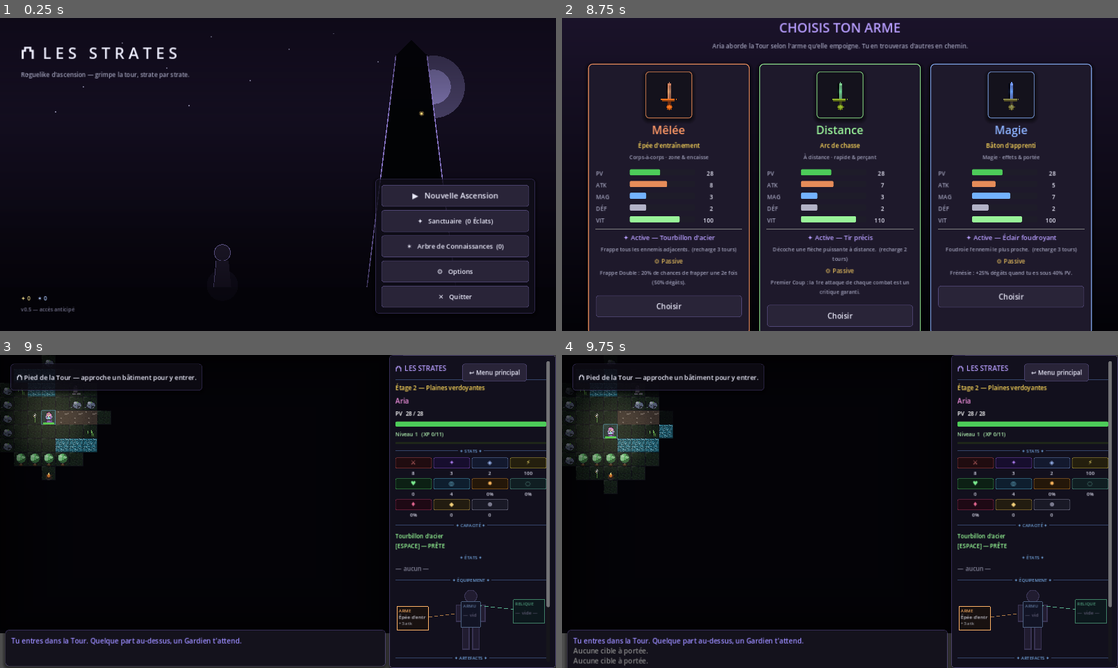
Above: before the commit, frames 1-4 (two rows, left to right).
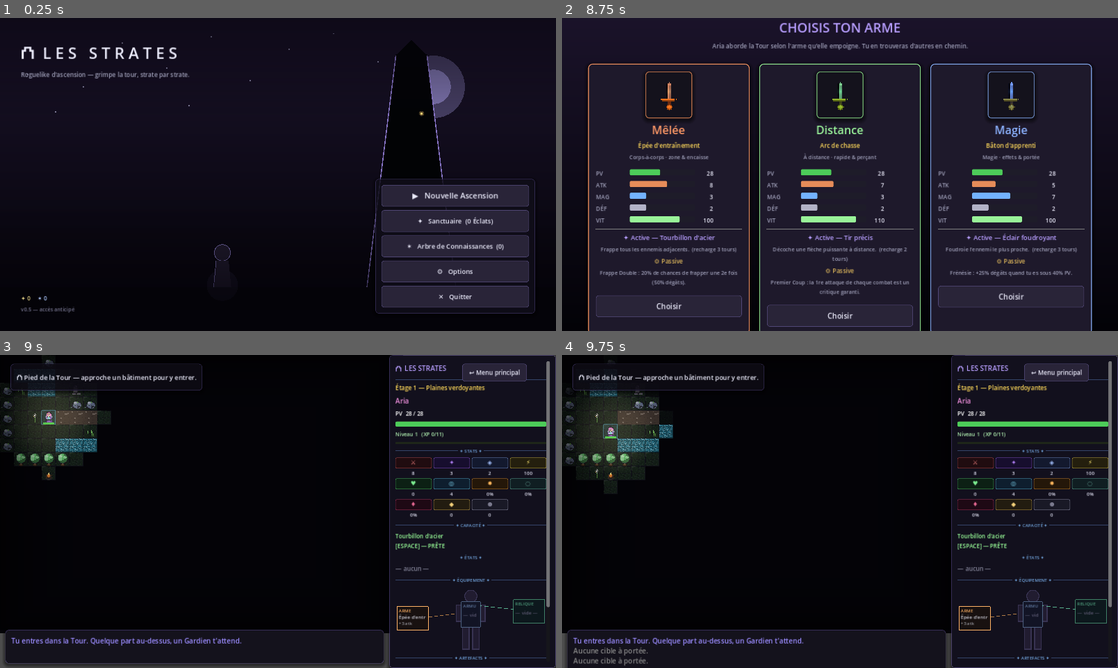
Above: after the commit, the same moments.

Repository: silversoulicious-lgtm/rpg-rogue-like-
Game: Godot game, scene res://scenes/Main.tscn
Two runs of this game, one before a commit and one after it. Both use one fixed random seed, a clock stepped at 60 frames per second and the inputs below.
Inputs:
- Up to frame 1 (0.25 s): no input
- Up to frame 2 (8.75 s): click "▶ Nouvelle Ascension" at 0.5 s; click "↩ Menu principal" at 1.25 s; click "▶ Nouvelle Ascension" at 2 s; tap Enter at 2.75, 4.25, 5.75 s; hold D (move_right, bound only after the commit) 2.78-3.53 s; hold Space (ability, bound only after the commit) 2.78-3.53 s; tap . (wait, bound only after the commit) at 3.05, 3.6 s; hold S (move_down, bound only after the commit) 3.53-4.28 s; tap K at 3.8, 4.35 s; hold D (move_right, bound only after the commit) 4.28-5.03 s; tap J at 4.55, 5.1 s; tap Space (ability, bound only after the commit) at 5 s; hold W (move_up, bound only after the commit) 5.03-5.78 s; tap H at 5.3, 5.85 s; hold A (move_left, bound only after the commit) 5.78-7.25 s; tap L at 6.05, 6.6 s; tap Escape (cancel, bound only after the commit) at 6.4 s; tap E at 6.8 s; tap I (inventory, bound only after the commit) at 7.15 s; click "✦ Sanctuaire (0 Éclats)" at 7.25 s; click "▶ Choisir un héros" at 8 s
- Up to frame 3 (9 s): click "Choisir" at 8.75 s
- Up to frame 4 (9.75 s): tap Space (ability, bound only after the commit) at 9.5 s; hold S (move_down, bound only after the commit) from 9.53 s (still down); tap E at 9.6 s

Frames 1-2 are identical in both runs. In frame 3, 0.5% of the frame differs, in the area x 1-75%, y 9-100%; in frame 4, less than 0.1%.

Commit message:
Phase 1 (guide d'implémentation) : corrige les 10 bugs confirmés
- floor_num démarrait à 2 au lieu de 1 (start_run)
- le pouvoir garanti du boss ne tombait jamais (floor_num % 15 sur un
  multiple impossible) -> déclenché tous les 2 Gardiens (run_bosses % 2)
- le statut weaken n'affaiblissait pas l'attaque des ennemis, rendant le
  préfixe d'armure Représailles inerte
- les gardiens-boucliers de boss apparaissaient n'importe où sur la carte
  et restaient en vie après la mort du boss : spawn dans un rayon de 6
  (Dungeon.random_floor_tiles_near) + dissipation à la mort du boss
- esquive/critique/vol de vie n'étaient jamais plafonnés (immortalité par
  cumul d'artefacts/talents) : CAP_DODGE/CAP_CRIT/CAP_LIFESTEAL
- la Forge amplifiait aussi les maluses d'un objet (ex: -5 vitesse
  devenait -7) au lieu de ne renforcer que les bonus
- les contrôles étaient liés au caractère produit par la touche (cassés en
  AZERTY) : actions InputMap liées à la touche physique
  (WASD/flèches/HJKL/./espace/E/I/Échap)
- aucune pause ni moyen d'abandonner un run proprement : état PAUSED +
  overlay (Reprendre/Options/Abandonner), abandon avec pénalité d'Éclats
  (ABANDON_SHARD_MULT)
- l'UI supposait un viewport fixe 1280×720 (sidebar/journal/bouton Hub
  désormais ancrés, recalés au redimensionnement, vignette régénérée)
- le Serment de Pauvreté laissait filtrer le bonus de départ du Pacte de
  Pouvoir (Arbre de Connaissances)

Asserts de régression ajoutés dans _smoketest.gd pour les dix ; README
corrigé (sprites 32×32, Gardien garanti tous les 6 étages réels, pas 5).

Non exécuté dans cette session : le téléchargement du binaire Godot est
bloqué par la politique réseau du bac à sable (github.com refusé, 403).
Corrections relues manuellement mais smoke test à lancer avant de fusionner.

Diff:
--- a/_smoketest.gd
+++ b/_smoketest.gd
@@ -5,6 +5,66 @@
 func _ready() -> void:
 	var main = load("res://scenes/Main.tscn").instantiate()
 	add_child(main)
+
+	# --- Phase 1.7 : entrées liées par touche physique (indépendantes du clavier) ---
+	for action in ["move_up", "move_down", "move_left", "move_right", "wait", "ability", "inventory", "cancel"]:
+		assert(InputMap.has_action(action) and not InputMap.action_get_events(action).is_empty(), "action '%s' liée" % action)
+	print("OK Phase 1.7: actions de déplacement/interaction liées par touche physique")
+
+	# --- Phase 1.1 : plus d'off-by-one sur le numéro d'étage --------------------
+	main.start_run("melee")
+	assert(main.floor_num == 1, "le 1er étage réel affiche floor_num == 1 (pas 2)")
+	print("OK Phase 1.1: floor_num == 1 sur le 1er étage")
+
+	# --- Phase 1.5 : plafonds de dodge/crit/vol de vie ---------------------------
+	main.player.talents = []
+	for i in 3:
+		main.player.talents.append({ "id": "test_dodge_%d" % i, "name": "Test", "desc": "", "mods": { "dodge_chance": 0.30 } })
+	main.player.recompute_stats()
+	assert(is_equal_approx(main.player.dodge_chance, Data.CAP_DODGE), "l'esquive est plafonnée à CAP_DODGE malgré le cumul")
+	main.player.talents = []
+	main.player.recompute_stats()
+	print("OK Phase 1.5: dodge_chance/crit_chance/lifesteal_pct plafonnés dans recompute_stats")
+
+	# --- Phase 1.6 : la Forge n'amplifie plus les maluses -------------------------
+	main.start_run("melee")
+	main.player.equipment["arme"] = { "kind": "equip", "name": "Test", "slot": "arme", "salvage": 5, "bonus": { "atk": 4, "speed": -5 } }
+	main.forge_choice("arme")
+	var forged: Dictionary = main.player.equipment["arme"]["bonus"]
+	assert(int(forged["speed"]) == -5, "Forge : le malus de vitesse n'est pas amplifié")
+	assert(int(forged["atk"]) > 4, "Forge : le bonus positif est toujours amplifié")
+	print("OK Phase 1.6: Forge amplifie les bonus mais laisse les maluses intacts")
+
+	# --- Phase 1.10 : Serment de Pauvreté annule aussi le Pacte de Pouvoir --------
+	GameState.knowledge_nodes = ["pacte_pouvoir"]
+	main.active_oaths = ["pauvrete"]
+	main.start_run("melee")
+	assert(main.player.powers.is_empty(), "Serment de Pauvreté : aucun pouvoir de départ, même avec Pacte de Pouvoir débloqué")
+	main.active_oaths = []
+	GameState.knowledge_nodes = []
+	print("OK Phase 1.10: le Serment de Pauvreté annule bien le Pacte de Pouvoir")
+
+	# --- Phase 1.8 : pause et abandon volontaire d'ascension -----------------------
+	main.start_run("melee")
+	main.run_shards = 100
+	main.active_oaths = []
+	main.open_pause()
+	assert(main.state == main.State.PAUSED, "la pause suspend le run")
+	main.close_pause()
+	assert(main.state == main.State.PLAYING, "reprendre la pause revient au jeu")
+	var shards_before: int = GameState.shards
+	main.abandon_run()
+	assert(main.state == main.State.GAMEOVER, "abandonner l'ascension termine le run")
+	assert(GameState.shards == shards_before + int(round(100 * main.ABANDON_SHARD_MULT * main.oath_shard_mult())), "abandon : Éclats banqués réduits de ABANDON_SHARD_MULT")
+	print("OK Phase 1.8: pause (suspendre/reprendre) + abandon volontaire (pénalité d'Éclats)")
+
+	# --- Phase 1.9 : la zone de jeu suit un redimensionnement de fenêtre ----------
+	main.start_run("melee")
+	main.map_view._vignette_tex = main.map_view._make_vignette(4, 4)
+	main._on_viewport_resized()
+	assert(main.map_view.view_size == main.hud.play_area(), "la zone de jeu se recale sur la taille de viewport courante")
+	assert(main.map_view._vignette_tex == null, "la vignette en cache est invalidée pour se régénérer à la nouvelle taille")
+	print("OK Phase 1.9: recalage de la zone de jeu + invalidation de la vignette au redimensionnement")
 
 	# --- Parties complètes pour chaque héros (progression linéaire) ---
 	for hero in ["melee", "ranged", "magic"]:
@@ -125,6 +185,11 @@
 	target.hp = target.max_hp
 	main._trigger_armor_retaliation(target, 5)
 	assert(target.has_status("weaken"), "Renvoi affaiblit l'attaquant quand il déclenche")
+	# Phase 1.3 : weaken doit aussi réduire l'attaque effective de l'ennemi
+	# (sinon Renvoi n'a aucun effet réel en combat).
+	var weaken_val: int = int(round(target.status_value("weaken")))
+	assert(main._enemy_atk(target) == maxi(1, target.atk - weaken_val), "weaken réduit l'attaque effective de l'ennemi (_enemy_atk)")
+	print("OK Phase 1.3: weaken réduit désormais l'attaque effective d'un ennemi")
 	print("OK préfixes de combat: Ardent/Cuirasse/Renvoi se déclenchent correctement")
 
 	# --- Objets uniques (Épique/Légendaire) ---------------------------------------
@@ -663,6 +728,11 @@
 		assert(boss.is_boss, "%s est un boss" % bdef["name"])
 		if boss.ai.has("guardians"):
 			assert(main._living_guardians(boss) > 0, "%s protégé par des gardiens" % bdef["name"])
+			# Phase 1.4 : les gardiens apparaissent désormais près du boss (rayon 6), pas n'importe où.
+			for g in main.enemies:
+				if int(g.ai.get("guard_for", 0)) == boss.get_instance_id():
+					var d: int = maxi(absi(g.x - boss.x), absi(g.y - boss.y))
+					assert(d <= 6, "%s : gardien à distance de Tchebychev %d (> 6) du boss" % [bdef["name"], d])
 		for _t in 16:
 			if main.state != main.State.PLAYING:
 				break
@@ -673,6 +743,38 @@
 		main.state = main.State.PLAYING
 	assert(Data.BOSSES.size() == 10, "10 boss définis (vu %d)" % Data.BOSSES.size())
 	print("OK boss Pass 2: %d boss (gardiens, ponte, phases, charge, souffle) sans crash" % Data.BOSSES.size())
+
+	# --- Phase 1.4 (2/2) : les gardiens survivants se dissipent à la mort du boss --
+	main.start_run("melee")
+	main.enemies.clear()
+	var g_boss = main._make_enemy(Data.BOSSES[1], 10, main.player.pos() + Vector2i(3, 0), true)
+	main.enemies.append(g_boss)
+	main._boss_on_spawn(g_boss, [g_boss.pos(), main.player.pos()])
+	if g_boss.ai.has("guardians"):
+		assert(main._living_guardians(g_boss) > 0, "gardiens de test posés avant de tuer le boss")
+		main.run_bosses = 0
+		main.on_enemy_killed(g_boss)
+		var leftover := false
+		for g in main.enemies:
+			if int(g.ai.get("guard_for", 0)) == g_boss.get_instance_id():
+				leftover = true
+		assert(not leftover, "les gardiens sont retirés quand leur boss meurt")
+		print("OK Phase 1.4: gardiens dans un rayon de 6 du boss + dissipés à sa mort")
+
+	# --- Phase 1.2 : le butin de pouvoir garanti du boss n'est plus du code mort ---
+	main.start_run("melee")
+	main.enemies.clear()
+	main.loot.clear()
+	var p_boss = main._make_enemy(Data.BOSSES[0], 10, main.player.pos() + Vector2i(2, 0), true)
+	main.enemies.append(p_boss)
+	main.run_bosses = 1
+	main.on_enemy_killed(p_boss)
+	var power_dropped := false
+	for it in main.loot:
+		if it.get("kind", "") == "power":
+			power_dropped = true
+	assert(power_dropped, "un Gardien pair (run_bosses devenant pair) lâche garantit un pouvoir")
+	print("OK Phase 1.2: le pouvoir garanti tombe désormais un Gardien sur deux")
 
 	# --- Hub (Pied de la Tour) : déplacement libre + entrée dans les bâtiments ----
 	main.enter_hub()
--- a/scripts/Data.gd
+++ b/scripts/Data.gd
@@ -104,6 +104,12 @@
 # Rayon de vision initial du héros (en cases). Améliorable via les talents
 # "Clairvoyance" / "Œil de Lynx" (mod "vision").
 const BASE_VISION := 4
+
+# --- PLAFONDS DE STATS DÉRIVÉES ------------------------------------------------
+# Empêche le cumul d'artefacts/talents/affixes de rendre le héros invincible.
+const CAP_DODGE := 0.60
+const CAP_CRIT := 0.75
+const CAP_LIFESTEAL := 0.50
 
 # --- BIOMES (terrain "open world" par étage) ----------------------------------
 # Le biome change tous les BIOME_SPAN étages et détermine la palette, la densité
--- a/scripts/Dungeon.gd
+++ b/scripts/Dungeon.gd
@@ -249,6 +249,33 @@
 		result.append(p)
 	return result
 
+## Comme random_floor_tiles, mais restreint aux cases à distance de Tchebychev
+## <= radius de `center` (pour éviter des gardiens de boss à l'autre bout de la carte).
+## Complète depuis l'échantillon global si le voisinage n'a pas assez de cases.
+func random_floor_tiles_near(center: Vector2i, radius: int, count: int,
+		rng: RandomNumberGenerator, exclude: Array) -> Array:
+	var near: Array = []
+	for p in reachable_tiles:
+		if maxi(absi(p.x - center.x), absi(p.y - center.y)) <= radius:
+			near.append(p)
+	var used: Dictionary = {}
+	for p in exclude:
+		used[p] = true
+	var result: Array = []
+	var tries: int = 0
+	var budget: int = count * 40 + 50
+	while result.size() < count and tries < budget and not near.is_empty():
+		tries += 1
+		var p: Vector2i = near[rng.randi_range(0, near.size() - 1)]
+		if used.has(p):
+			continue
+		used[p] = true
+		result.append(p)
+	if result.size() < count:
+		for p in random_floor_tiles(count - result.size(), rng, exclude + result):
+			result.append(p)
+	return result
+
 func _reachable_set(a: Vector2i) -> Dictionary:
 	var seen: Dictionary = {}
 	if not is_walkable(a.x, a.y):
--- a/scripts/Entity.gd
+++ b/scripts/Entity.gd
@@ -252,6 +252,9 @@
 	speed = max(20, speed)
 	ability_cd_max = max(0, ability_cd_max)
 	vision = max(1, vision)
+	dodge_chance = minf(dodge_chance, Data.CAP_DODGE)
+	crit_chance = minf(crit_chance, Data.CAP_CRIT)
+	lifesteal_pct = minf(lifesteal_pct, Data.CAP_LIFESTEAL)
 	hp = min(hp, max_hp)
 
 ## Active les synergies dont TOUS les procs requis sont équipés, et amplifie la
--- a/scripts/Hud.gd
+++ b/scripts/Hud.gd
@@ -65,7 +65,7 @@
 	_build_hub_ui()
 
 func play_area() -> Vector2:
-	return Vector2(VIEW.x - SIDEBAR_W, VIEW.y - LOG_H)
+	return get_viewport().get_visible_rect().size - Vector2(SIDEBAR_W, LOG_H)
 
 # --- Construction -------------------------------------------------------------
 func _build_hud() -> void:
@@ -76,8 +76,9 @@
 
 func _build_sidebar() -> void:
 	var panel := PanelContainer.new()
-	panel.position = Vector2(VIEW.x - SIDEBAR_W, 0)
-	panel.size = Vector2(SIDEBAR_W, VIEW.y)
+	panel.set_anchors_preset(Control.PRESET_RIGHT_WIDE)
+	panel.offset_left = -SIDEBAR_W
+	panel.offset_right = 0
 	panel.add_theme_stylebox_override("panel", Ui.panel_style(Color(0.072, 0.065, 0.115)))
 	hud_layer.add_child(panel)
 
@@ -185,10 +186,12 @@
 	return cell
 
 func _build_log() -> void:
-	var play_w := VIEW.x - SIDEBAR_W
 	var panel := PanelContainer.new()
-	panel.position = Vector2(12, VIEW.y - LOG_H)
-	panel.size = Vector2(play_w - 24, LOG_H - 10)
+	panel.set_anchors_preset(Control.PRESET_BOTTOM_WIDE)
+	panel.offset_left = 12
+	panel.offset_right = -SIDEBAR_W - 12
+	panel.offset_top = -LOG_H
+	panel.offset_bottom = -10
 	panel.add_theme_stylebox_override("panel", Ui.panel_style(Color(0.08, 0.07, 0.11)))
 	hud_layer.add_child(panel)
 
@@ -196,7 +199,6 @@
 	log_label.bbcode_enabled = true
 	log_label.fit_content = true
 	log_label.scroll_active = false
-	log_label.custom_minimum_size = Vector2(play_w - 48, LOG_H - 32)
 	panel.add_child(log_label)
 
 func _build_menu() -> void:
@@ -300,7 +302,8 @@
 	hint.add_child(Ui.label("⛫ Pied de la Tour — approche un bâtiment pour y entrer.", 15, Ui.INK))
 
 	var back := Ui.button("↩ Menu principal", 40, 14)
-	back.position = Vector2(VIEW.x - 216, 20)
+	back.set_anchors_preset(Control.PRESET_TOP_RIGHT)
+	back.position = Vector2(-216, 20)
 	back.pressed.connect(game.return_to_title)
 	hub_layer.add_child(back)
 
@@ -820,6 +823,22 @@
 	var on: bool = mode == DisplayServer.WINDOW_MODE_FULLSCREEN or mode == DisplayServer.WINDOW_MODE_EXCLUSIVE_FULLSCREEN
 	DisplayServer.window_set_mode(DisplayServer.WINDOW_MODE_WINDOWED if on else DisplayServer.WINDOW_MODE_FULLSCREEN)
 	show_options()
+
+# --- Overlay : pause -----------------------------------------------------------
+func show_pause() -> void:
+	overlay_layer.visible = true
+	_overlay_clear()
+	_overlay_title("⏸  PAUSE", Ui.ACCENT_SOFT)
+	var resume := Ui.button("▶  Reprendre", 46, 18)
+	resume.pressed.connect(game.close_pause)
+	overlay_content.add_child(resume)
+	var opts := Ui.button("⚙  Options", 46, 17)
+	opts.pressed.connect(show_options)
+	overlay_content.add_child(opts)
+	overlay_content.add_child(HSeparator.new())
+	var abandon := Ui.button("✖  Abandonner l'ascension", 46, 16)
+	abandon.pressed.connect(game.abandon_run)
+	overlay_content.add_child(abandon)
 
 # --- Overlay : montée de niveau ----------------------------------------------
 func show_levelup(level: int) -> void:
--- a/scripts/Main.gd
+++ b/scripts/Main.gd
@@ -3,11 +3,12 @@
 ## à Hud (scripts/Hud.gd). "Les Strates" — roguelike d'ascension de tour.
 extends Node2D
 
-enum State { TITLE, LOADOUT, META, HUB, PLAYING, CHOICE, LEVELUP, INVENTORY, GAMEOVER }
+enum State { TITLE, LOADOUT, META, HUB, PLAYING, PAUSED, CHOICE, LEVELUP, INVENTORY, GAMEOVER }
 
 const MAX_LOG := 8
 const INV_CAP := 16
 const NO_TILE := Vector2i(-9999, -9999)   # sentinelle "aucune case trouvée"
+const ABANDON_SHARD_MULT := 0.75          # pénalité d'Éclats en cas d'abandon volontaire
 
 var state: int = State.TITLE
 var rng := RandomNumberGenerator.new()
@@ -69,6 +70,7 @@
 
 func _ready() -> void:
 	rng.randomize()
+	_setup_input_actions()
 	map_view = Node2D.new()
 	map_view.set_script(load("res://scripts/MapView.gd"))
 	add_child(map_view)
@@ -82,7 +84,38 @@
 	add_child(hud)
 	hud.setup(self)
 	map_view.view_size = hud.play_area()
+	get_viewport().size_changed.connect(_on_viewport_resized)
 	return_to_title()
+
+## La fenêtre a changé de taille/ratio : recale la zone de jeu et force la
+## vignette (mise en cache à la 1re taille) à se régénérer.
+func _on_viewport_resized() -> void:
+	if map_view == null or hud == null:
+		return
+	map_view.view_size = hud.play_area()
+	map_view._vignette_tex = null
+	refresh()
+
+## Actions liées par touche PHYSIQUE (position sur le clavier, pas le
+## caractère produit) : WASD/flèches/HJKL fonctionnent quelle que soit la
+## disposition (AZERTY, QWERTY...).
+func _setup_input_actions() -> void:
+	_bind_action("move_up", [KEY_W, KEY_UP, KEY_K])
+	_bind_action("move_down", [KEY_S, KEY_DOWN, KEY_J])
+	_bind_action("move_left", [KEY_A, KEY_LEFT, KEY_H])
+	_bind_action("move_right", [KEY_D, KEY_RIGHT, KEY_L])
+	_bind_action("wait", [KEY_PERIOD, KEY_KP_5])
+	_bind_action("ability", [KEY_SPACE, KEY_E])
+	_bind_action("inventory", [KEY_I])
+	_bind_action("cancel", [KEY_ESCAPE])
+
+func _bind_action(action: String, keys: Array) -> void:
+	if not InputMap.has_action(action):
+		InputMap.add_action(action)
+	for key in keys:
+		var ev := InputEventKey.new()
+		ev.physical_keycode = key
+		InputMap.action_add_event(action, ev)
 
 # --- Flux d'écrans ------------------------------------------------------------
 ## Écran-titre (point d'entrée du jeu).
@@ -219,7 +252,7 @@
 
 	# Serments : ne garder que ceux réellement débloqués (sécurité).
 	active_oaths = active_oaths.filter(func(id): return _oath_available(id))
-	floor_num = 1
+	floor_num = 0
 	run_shards = 0 if has_oath("pauvrete") else GameState.bonus_start_shards()
 	run_kills = 0
 	run_best_hit = 0
@@ -251,13 +284,13 @@
 			var t: Dictionary = Data.TALENTS[rng.randi_range(0, Data.TALENTS.size() - 1)]
 			player.talents.append(t)
 			add_message("[color=#9fff9f]Instinct : talent de départ — %s.[/color]" % t["name"])
+		if GameState.starts_with_power():
+			var pw: Dictionary = _pick_power_def()
+			if not pw.is_empty():
+				player.powers.append(pw)
+				add_message("[color=#ffb84a]Ω Pacte de Pouvoir : %s[/color]" % pw["name"])
 	elif GameState.oaths_unlocked():
 		add_message("[color=#d88a8a]Serment de Pauvreté : aucun bonus de départ.[/color]")
-	if GameState.starts_with_power():
-		var pw: Dictionary = _pick_power_def()
-		if not pw.is_empty():
-			player.powers.append(pw)
-			add_message("[color=#ffb84a]Ω Pacte de Pouvoir : %s[/color]" % pw["name"])
 	if has_oath("fragilite"):
 		player.base_max_hp = maxi(10, int(round(player.base_max_hp * 0.75)))
 		add_message("[color=#d88a8a]Serment de Fragilité : −25% PV max.[/color]")
@@ -531,7 +564,7 @@
 		return
 	var count: int = int(g.get("count", 3))
 	var spr: String = String(g.get("sprite", "ame"))
-	for sp in dungeon.random_floor_tiles(count, rng, occupied):
+	for sp in dungeon.random_floor_tiles_near(boss.pos(), 6, count, rng, occupied):
 		var gd := Entity.new()
 		gd.display_name = "Chaudron" if spr == "chaudron" else "Âme-bouclier"
 		gd.glyph = "*"
@@ -728,51 +761,66 @@
 func _unhandled_input(event: InputEvent) -> void:
 	if not (event is InputEventKey) or not event.pressed or event.echo:
 		return
-	var k: int = event.keycode
 	if state == State.INVENTORY:
-		if k == KEY_I or k == KEY_ESCAPE:
+		if event.is_action_pressed("inventory") or event.is_action_pressed("cancel"):
 			close_inventory()
 		return
 	# Navigation clavier dans les écrans de menu (Échap = revenir en arrière,
 	# vers le Hub ou l'écran-titre selon d'où l'écran a été ouvert).
 	if state == State.LOADOUT or state == State.META:
-		if k == KEY_ESCAPE:
+		if event.is_action_pressed("cancel"):
 			return_to_previous()
 		return
 	if state == State.GAMEOVER:
-		if k == KEY_ESCAPE or k == KEY_ENTER or k == KEY_KP_ENTER:
+		var k: int = event.keycode
+		if event.is_action_pressed("cancel") or k == KEY_ENTER or k == KEY_KP_ENTER:
 			return_to_title()
 		return
 	if state == State.HUB:
-		match k:
-			KEY_W, KEY_UP, KEY_K:
-				_hub_try_move(0, -1)
-			KEY_S, KEY_DOWN, KEY_J:
-				_hub_try_move(0, 1)
-			KEY_A, KEY_LEFT, KEY_H:
-				_hub_try_move(-1, 0)
-			KEY_D, KEY_RIGHT, KEY_L:
-				_hub_try_move(1, 0)
-			KEY_ESCAPE:
-				return_to_title()
+		if event.is_action_pressed("move_up"):
+			_hub_try_move(0, -1)
+		elif event.is_action_pressed("move_down"):
+			_hub_try_move(0, 1)
+		elif event.is_action_pressed("move_left"):
+			_hub_try_move(-1, 0)
+		elif event.is_action_pressed("move_right"):
+			_hub_try_move(1, 0)
+		elif event.is_action_pressed("cancel"):
+			return_to_title()
+		return
+	if state == State.PAUSED:
+		if event.is_action_pressed("cancel"):
+			close_pause()
 		return
 	if state != State.PLAYING:
 		return
-	match k:
-		KEY_W, KEY_UP, KEY_K:
-			try_move(0, -1)
-		KEY_S, KEY_DOWN, KEY_J:
-			try_move(0, 1)
-		KEY_A, KEY_LEFT, KEY_H:
-			try_move(-1, 0)
-		KEY_D, KEY_RIGHT, KEY_L:
-			try_move(1, 0)
-		KEY_PERIOD, KEY_KP_5:
-			pass_turn()
-		KEY_SPACE, KEY_E:
-			use_ability()
-		KEY_I:
-			open_inventory()
+	if event.is_action_pressed("move_up"):
+		try_move(0, -1)
+	elif event.is_action_pressed("move_down"):
+		try_move(0, 1)
+	elif event.is_action_pressed("move_left"):
+		try_move(-1, 0)
+	elif event.is_action_pressed("move_right"):
+		try_move(1, 0)
+	elif event.is_action_pressed("wait"):
+		pass_turn()
+	elif event.is_action_pressed("ability"):
+		use_ability()
+	elif event.is_action_pressed("inventory"):
+		open_inventory()
+	elif event.is_action_pressed("cancel"):
+		open_pause()
+
+## Met le run en pause (overlay Reprendre/Options/Abandonner).
+func open_pause() -> void:
+	state = State.PAUSED
+	hud.show_pause()
+
+## Referme la pause et reprend le run là où il en était.
+func close_pause() -> void:
+	state = State.PLAYING
+	hud.hide_overlay()
+	refresh()
 
 # --- Actions du joueur --------------------------------------------------------
 ## Si l'héroïne est paralysée, toute action lui fait perdre son tour.
@@ -1296,13 +1344,23 @@
 		if hits > 0:
 			add_message("[color=#ff8a4a]✹ %s explose au contact de la mort.[/color]" % e.display_name)
 	if e.is_boss:
+		var bid: int = e.get_instance_id()
+		var had_guardians: bool = false
+		for g in enemies.duplicate():
+			if int(g.ai.get("guard_for", 0)) == bid:
+				had_guardians = true
+				if map_view != null:
+					map_view.fx_death(g)
+				enemies.erase(g)
+		if had_guardians:
+			add_message("[color=#c8b0ff]Les gardiens se dissipent avec leur maître.[/color]")
 		run_bosses += 1
 		add_message("[color=#ffd24a]★ Le Gardien tombe ! +%d Éclats. La voie est libre.[/color]" % e.shard_value)
 		var reward: Dictionary = Data.generate_boss_reward(floor_num, rng)
 		add_message("[color=#ffb86a]✦ Butin garanti du Gardien : %s ![/color]" % reward["name"])
 		_bag_add(reward)
 		_drop_skill(death_pos, true)        # le boss lâche aussi une compétence
-		if floor_num % 15 == 0:
+		if run_bosses % 2 == 0:
 			_drop_power(death_pos)
 	else:
 		add_message("%s meurt. [color=#ffd24a]+%d Éclats[/color]." % [e.display_name, e.shard_value])
@@ -1708,7 +1766,9 @@
 	if e.ai.get("pack", false):
 		var allies: int = _count_allies_near(e, 2)
 		a += int(round(float(e.ai.get("pack_bonus", 2)) * float(mini(allies, 3))))
-	return a
+	if e.has_status("weaken"):
+		a -= int(round(e.status_value("weaken")))
+	return maxi(1, a)
 
 func _free_adjacent(p: Vector2i) -> Vector2i:
 	for d in [Vector2i(1, 0), Vector2i(-1, 0), Vector2i(0, 1), Vector2i(0, -1), Vector2i(1, 1), Vector2i(-1, 1), Vector2i(1, -1), Vector2i(-1, -1)]:
@@ -2074,7 +2134,11 @@
 	var boosted := false
 	for stat in bonus.keys():
 		var v = bonus[stat]
-		if typeof(v) == TYPE_INT and int(v) != 0:
+		if typeof(v) == TYPE_INT and int(v) <= 0:
+			continue
+		elif typeof(v) == TYPE_FLOAT and float(v) <= 0.0:
+			continue
+		elif typeof(v) == TYPE_INT and int(v) != 0:
 			bonus[stat] = int(v) + maxi(1, int(round(abs(int(v)) * 0.3))) * signi(int(v))
 			boosted = true
 		elif typeof(v) == TYPE_FLOAT and float(v) != 0.0:
@@ -2092,15 +2156,21 @@
 func forge_cancel() -> void:
 	open_rest()
 
-func game_over() -> void:
+## `abandoned` : la joueuse a quitté volontairement (pause -> Abandonner
+## l'ascension) plutôt que d'être vaincue — l'étage atteint compte quand même
+## pour les records, mais les Éclats banqués sont réduits (ABANDON_SHARD_MULT).
+func game_over(abandoned := false) -> void:
 	var stats := {
 		"floor": floor_num, "level": player.level, "kills": run_kills,
 		"best_hit": run_best_hit, "shards": run_shards,
 		"item": str(run_best_item.get("name", "")),
 		"item_color": run_best_item.get("rarity_color", Color(0.82, 0.82, 0.88)).to_html(false),
 	}
-	# Serments : multiplie les Éclats banqués.
-	var banked: int = int(round(run_shards * oath_shard_mult()))
+	# Serments : multiplie les Éclats banqués (réduits en plus en cas d'abandon).
+	var shard_mult: float = oath_shard_mult()
+	if abandoned:
+		shard_mult *= ABANDON_SHARD_MULT
+	var banked: int = int(round(run_shards * shard_mult))
 	GameState.add_shards(banked)
 	# Connaissances : récompense le progrès (étages au-delà du record) et la nouveauté
 	# (Gardiens vaincus), + bonus des Serments. Calculé AVANT record_run (qui maj le record).
@@ -2110,10 +2180,18 @@
 	stats["knowledge"] = knowledge_gained
 	GameState.record_run(stats)
 	state = State.GAMEOVER
-	var summary: String = "Tu es tombé à l'Étage %d (niveau %d)." % [floor_num, player.level]
+	var summary: String
+	if abandoned:
+		summary = "Tu renonces à l'Étage %d." % floor_num
+	else:
+		summary = "Tu es tombé à l'Étage %d (niveau %d)." % [floor_num, player.level]
 	if knowledge_gained > 0:
 		summary += "   ✶ +%d Connaissance(s) acquise(s)." % knowledge_gained
 	hud.show_gameover(summary)
+
+## Quitte volontairement l'ascension en cours (depuis la pause).
+func abandon_run() -> void:
+	game_over(true)
 
 # --- Montée de niveau & talents -----------------------------------------------
 func xp_to_next(level: int) -> int:
--- a/scripts/TownView.gd
+++ b/scripts/TownView.gd
@@ -8,7 +8,6 @@
 const CELL := 32
 const BW := 64   # doit rester en phase avec BW/BH de _assets_gen.gd
 const BH := 88
-const VIEW := Vector2(1280, 720)
 const COLOR_GRASS := Color(0.10, 0.14, 0.10)
 const COLOR_ROAD := Color(0.16, 0.14, 0.12)
 const COLOR_WALL := Color(0.05, 0.045, 0.07)
@@ -38,14 +37,15 @@
 func _draw() -> void:
 	if town == null:
 		return
+	var view: Vector2 = get_viewport_rect().size
 	# Fond plein écran défensif : la ville (petite, fixe) ne couvre pas tout
 	# l'écran, ce rectangle évite qu'un rendu de donjon résiduel ne transparaisse
 	# dans les marges si jamais la visibilité de map_view n'était pas à jour.
-	draw_rect(Rect2(0, 0, VIEW.x, VIEW.y), Color(0.045, 0.055, 0.05))
+	draw_rect(Rect2(0, 0, view.x, view.y), Color(0.045, 0.055, 0.05))
 	var tw: float = Town.WIDTH * CELL
 	var th: float = Town.HEIGHT * CELL
-	var ox: float = round((VIEW.x - tw) * 0.5)
-	var oy: float = round((VIEW.y - th) * 0.5)
+	var ox: float = round((view.x - tw) * 0.5)
+	var oy: float = round((view.y - th) * 0.5)
 
 	for y in Town.HEIGHT:
 		for x in Town.WIDTH:
Not shown, changed: README.md
Not shown, changed: RESUME_SESSION.md
